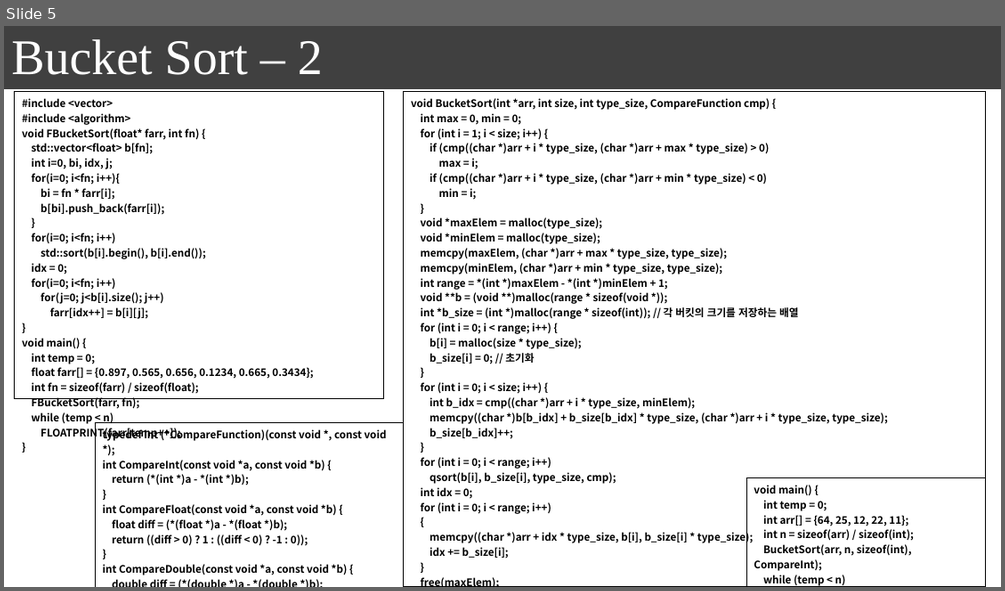
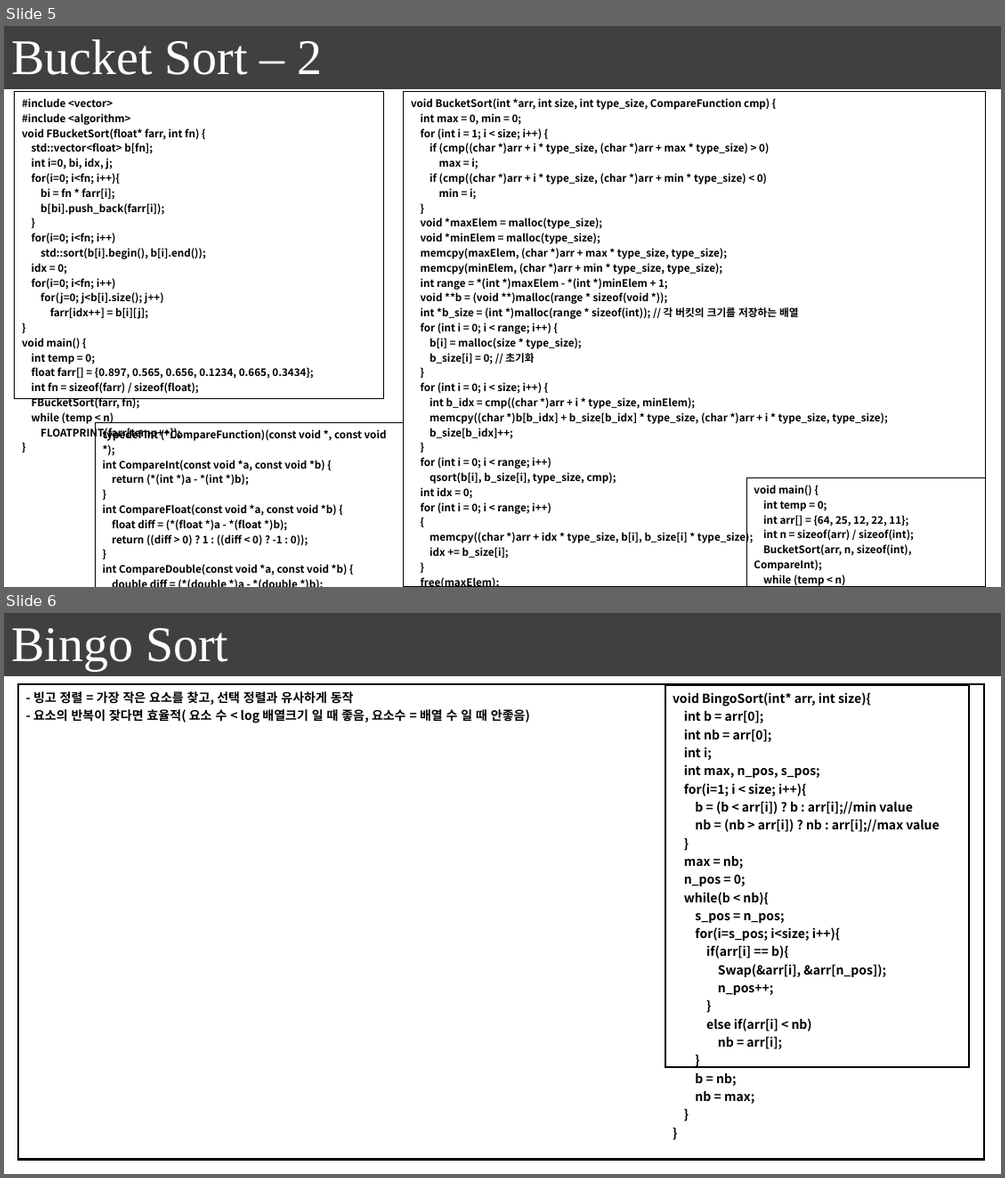
Before and after one commit to seonghokim/Study, a slide deck: Algorithm in c.pptx. Shown one above the other, each under a label of ours: slide 5 before the commit, slides 5 and 6 after it. The pictures are 1005x591 and 1005x1178 pixels, drawn with LibreOffice and Linux fonts; fonts in the diff are those of the drawing. Boxes give left, top, right and bottom in pixels: in the first picture for what was removed or moved away, otherwise in the second. Text is boxed around its words. In the diff, an @@ line names an element or a change of style, - is before the commit and + after.

```diff
--- a/Algorithm in c.pptx
+++ b/Algorithm in c.pptx
@@ slide 6 added at (x1=4, y1=613, x2=1001, y2=1174), background #FFFFFF; not listed: 1 template element that a slide beside it also shows @@
@@ text added at (x1=11, y1=628, x2=228, y2=671), 48 pt, text #FFFFFF @@
+Bingo Sort
@@ table added at (x1=18, y1=684, x2=985, y2=1159), 1 rows, 1 columns @@
+- 빙고 정렬 = 가장 작은 요소를 찾고, 선택 정렬과 유사하게 동작 / - 요소의 반복이 잦다면 효율적( 요소 수 < log 배열크기 일 때 좋음, 요소수 = 배열 수 일 때 안좋음)
@@ table added at (x1=665, y1=686, x2=969, y2=1107), 1 rows, 1 columns @@
+void BingoSort(int* arr, int size){ / int b = arr[0]; / int nb = arr[0]; / int i; / int max, n_pos, s_pos; / for(i=1; i < size; i++){ / b = (b < arr[i]) ? b : arr[i];//min value / nb = (nb > arr[i]) ? nb : arr[i];//max value / } / max = nb; / n_pos = 0; / while(b < nb){ / s_pos = n_pos; / for(i=s_pos; i<size; i++){ / if(arr[i] == b){ / Swap(&arr[i], &arr[n_pos]); / n_pos++; / } / else if(arr[i] < nb) / nb = arr[i]; / } / b = nb; / nb = max; / } / }
```
Also in this commit, not shown: 2 other slides added, 2 other files.
